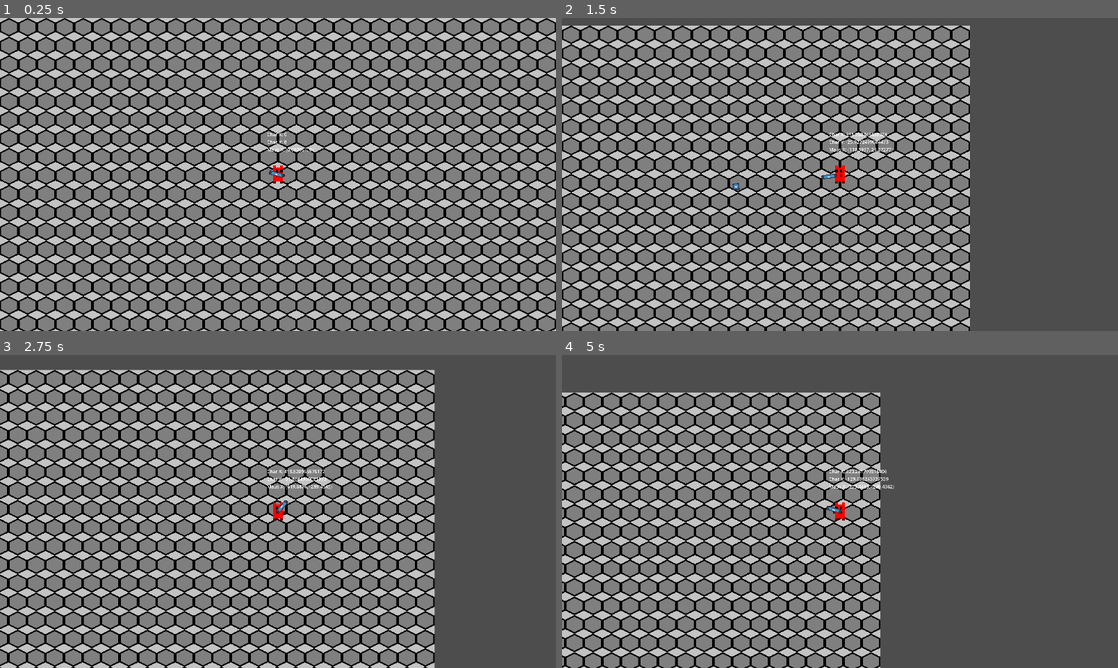
Above: before the commit, frames 1-4 (two rows, left to right).
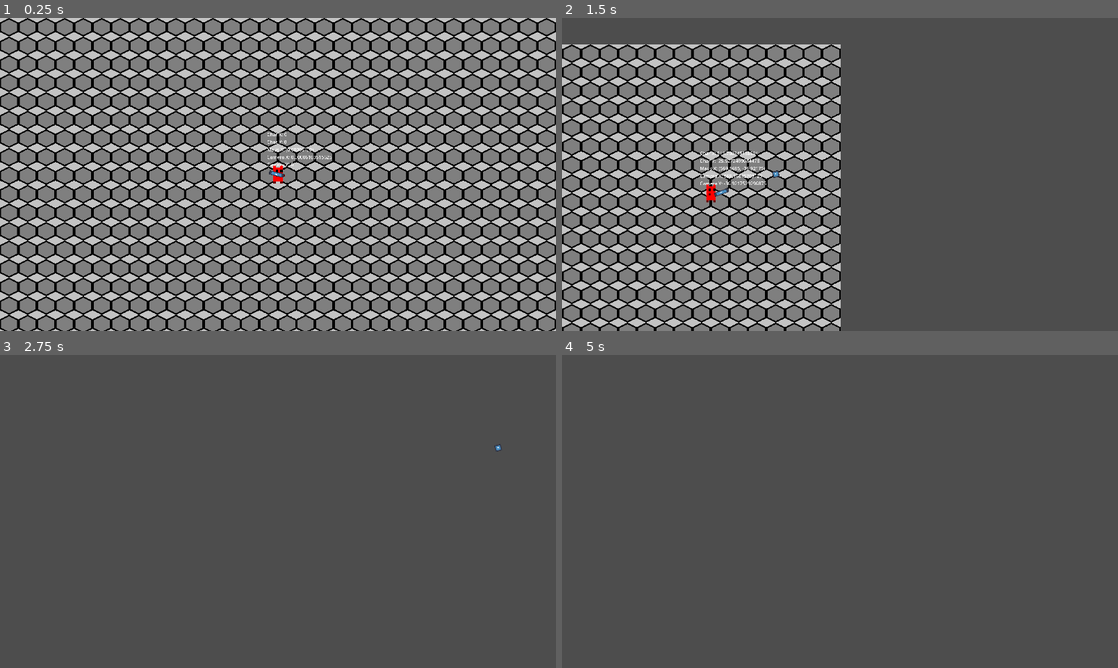
Above: after the commit, the same moments.

Repository: DecotDev/project-movement
Game: Godot game, scene res://Scences/hell_main.tscn
The game is run twice, just before and just after one commit, with the same random seed, the same clock (stepped at 60 frames per second) and the same inputs. This scene is started directly instead of the project's main scene. The engine's default icon, where the game draws it, is replaced by a stand-in: a white triangle on a blue panel in a dark square.
Inputs (mouse positions are in pixels of both pictures, inside the frame that each line leads up to):
- Up to frame 1 (0.25 s): no input
- Up to frame 2 (1.5 s): move the mouse to (962, 158) at 0.52 s; hold D (Right) from 0.53 s (still down); tap Shift (Shift) at 0.6 s; tap W (Up) at 0.77 s; move the mouse to (728, 190) at 1.27 s; click (728, 190) at 1.35 s
- Up to frame 3 (2.75 s): tap W (Up) at 1.52 s; move the mouse to (333, 442) at 2.02 s; release D (Right) at 2.03 s; hold A (Left) from 2.03 s (still down); tap T (Test) at 2.1 s
- Up to frame 4 (5 s): move the mouse to (812, 574) at 2.77 s; release A (Left) at 2.78 s; hold D (Right) 2.78-4.28 s; tap Shift (Shift) at 2.85 s; tap W (Up) at 3.02, 3.77, 4.52 s; move the mouse to (1006, 558) at 3.52 s; click (1006, 558) at 3.6 s; move the mouse to (673, 464) at 4.27 s; hold A (Left) from 4.28 s (still down); tap T (Test) at 4.35 s

The runs differ from the first frame. In frame 1, less than 0.1% of the frame differs, in the area x 48-60%, y 44-48%; in frame 2, 33%; in frame 3, 72%, in the area x 0-91%, y 4-100%; in frame 4, 49%.

Commit message:
Camera following mouse beta
What's new?
-  Camera now follow the mouse cursor, but with constant movement instead of stopping at a certain distance

Diff:
--- /dev/null
+++ b/Scences/camera_2d.gd
@@ -0,0 +1,11 @@
+extends Camera2D
+
+
+# Called when the node enters the scene tree for the first time.
+func _ready() -> void:
+	pass # Replace with function body.
+
+
+# Called every frame. 'delta' is the elapsed time since the previous frame.
+func _process(delta: float) -> void:
+	position = get_global_mouse_position()
--- a/Scences/demon.tscn
+++ b/Scences/demon.tscn
@@ -1,8 +1,9 @@
-[gd_scene load_steps=7 format=3 uid="uid://cfmbl6ed0fskd"]
+[gd_scene load_steps=8 format=3 uid="uid://cfmbl6ed0fskd"]
 
 [ext_resource type="Script" path="res://Scripts/demon.gd" id="1_fs57w"]
 [ext_resource type="Texture2D" uid="uid://3sf44jrnvenc" path="res://Assets/char_red0.png" id="2_u5h4x"]
 [ext_resource type="PackedScene" uid="uid://bh6srcfj8h0k0" path="res://Scences/gun.tscn" id="3_nkav8"]
+[ext_resource type="Script" path="res://Scences/camera_2d.gd" id="4_wb88l"]
 
 [sub_resource type="AtlasTexture" id="AtlasTexture_ao7xs"]
 atlas = ExtResource("2_u5h4x")
@@ -32,6 +33,10 @@
 debug_color = Color(0.937794, 1.2514e-05, 0.626455, 0.42)
 
 [node name="Camera2D" type="Camera2D" parent="."]
+unique_name_in_owner = true
+position_smoothing_enabled = true
+position_smoothing_speed = 2.0
+script = ExtResource("4_wb88l")
 
 [node name="Area2D" type="Area2D" parent="."]
 
--- a/Scripts/demon.gd
+++ b/Scripts/demon.gd
@@ -8,6 +8,8 @@
 var sprite: = %Sprite2D
 @onready
 var gun: = %Gun
+@onready
+var camera: = %Camera2D
 
 var mouse_pos: Vector2
 var gun_moved_left: bool = false
@@ -40,5 +42,5 @@
 	if Input.is_action_just_pressed("Test"):
 		gun.position = Vector2(0,0)
 
-	mouse_label.text = ("Char X: " + str(position.x) + "\nChar Y: " + str(position.y) + "\nMaus X: " + str(get_global_mouse_position()))
+	mouse_label.text = ("Char X: " + str(position.x) + "\nChar Y: " + str(position.y) + "\nMaus X: " + str(get_global_mouse_position()) + "\nCamera X: " + str(camera.position.x) + "\nCamera Y: " + str(camera.position.y))
 	#look_at(get_global_mouse_position())
